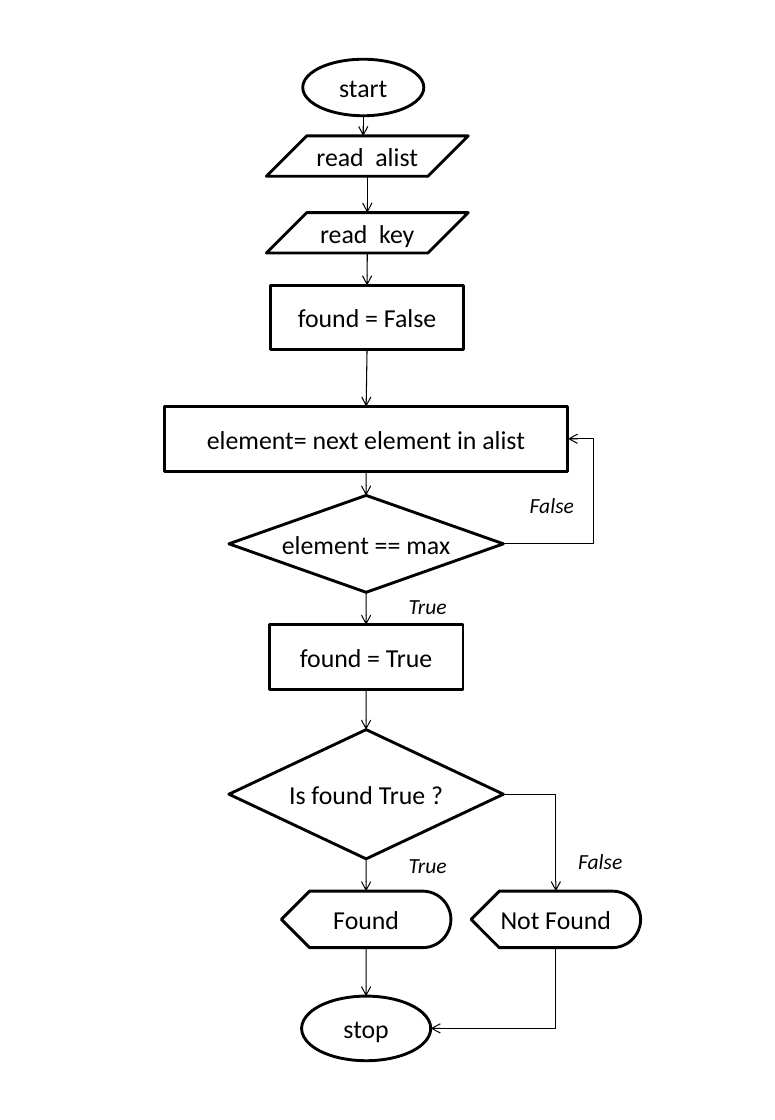
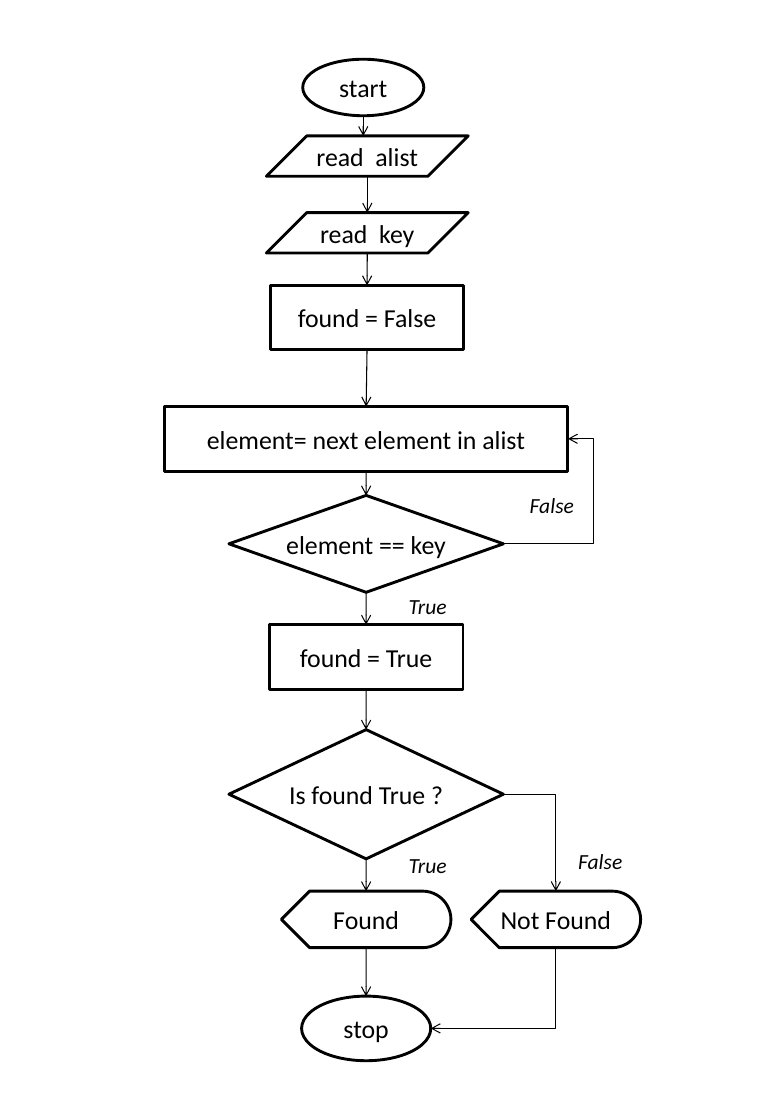
Before and after one commit to rajasekaran36/GE8151-Problem-Solving-and-Python-Programming, a slide deck: slide 3 of Lab/Ex 5 A Linear-Search/GE8151-E5A-Flowchart.pptx. Drawn at 775x1120 pixels with LibreOffice and Linux fonts; fonts in the diff are those of the drawing. Boxes give left, top, right and bottom in pixels: in the first picture for what was removed or moved away, otherwise in the second. Text is boxed around its words. In the diff, an @@ line names an element or a change of style, - is before the commit and + after.

```diff
--- a/Lab/Ex 5 A Linear-Search/GE8151-E5A-Flowchart.pptx
+++ b/Lab/Ex 5 A Linear-Search/GE8151-E5A-Flowchart.pptx
@@ text in diamond at (286,536,446,558): text changed @@
-element == max
+element == key
```
Also in this commit, not shown: 4 other files.
